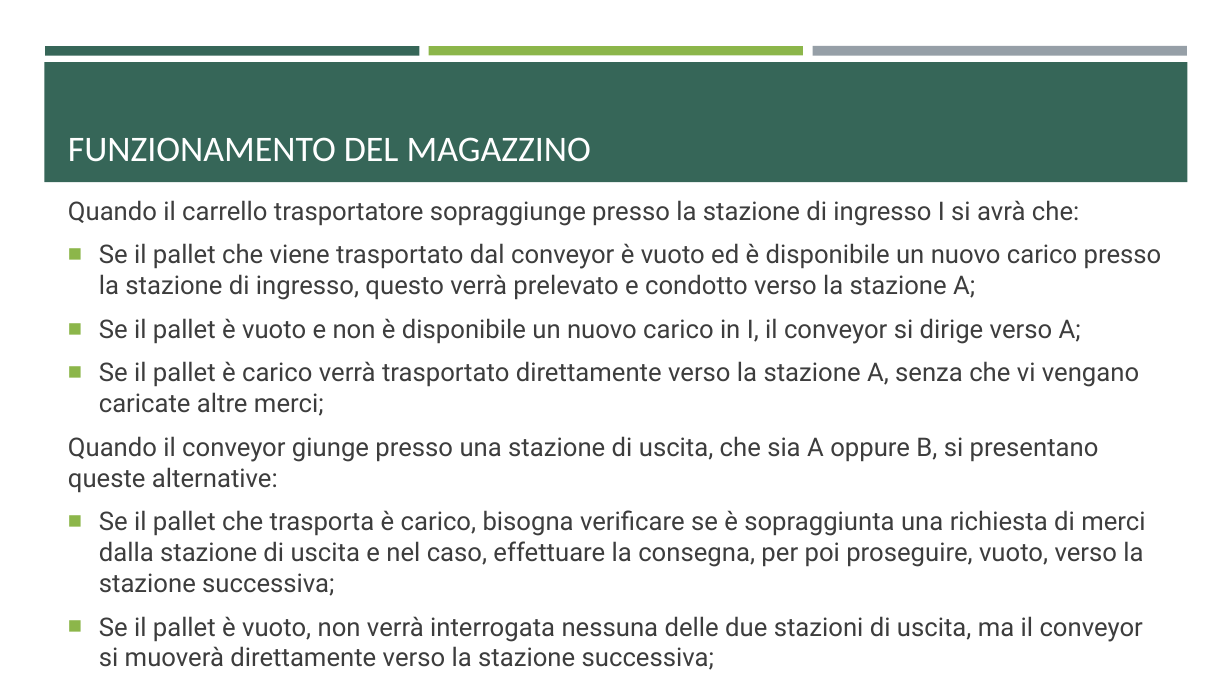
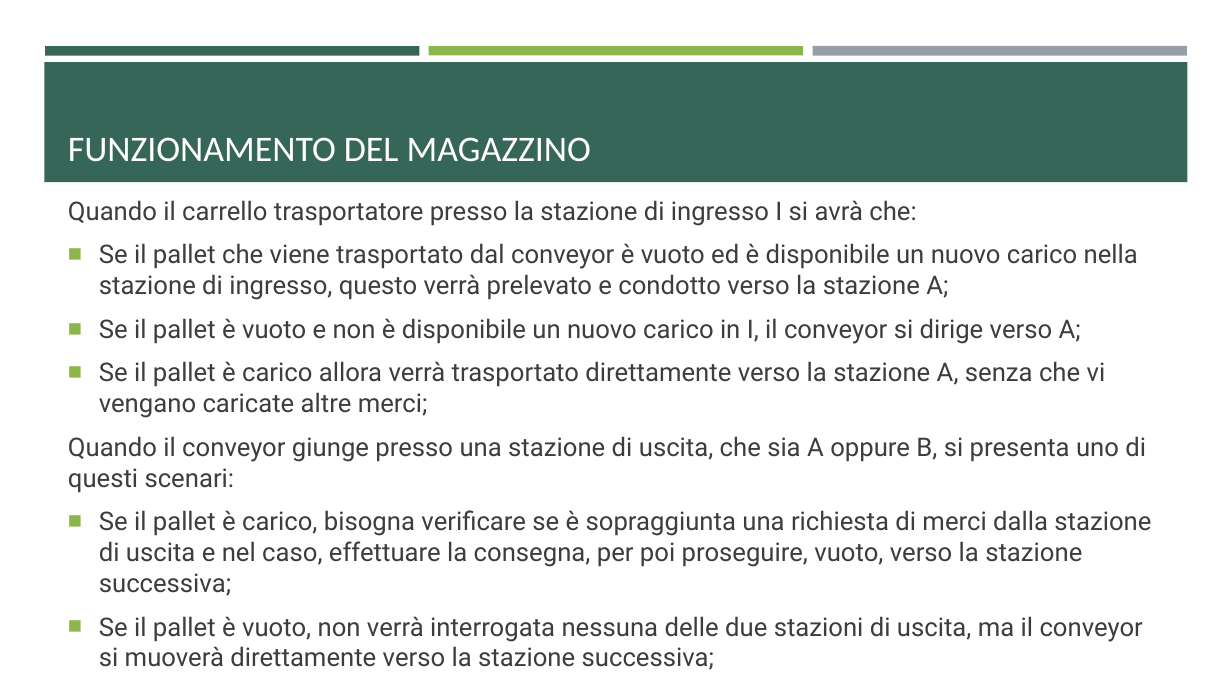
Before and after one commit to ivochan/RecirculatingPalletWarehouse, a slide deck: slide 38 of Reti di Petri.pptx. Drawn at 1232x693 pixels with LibreOffice and Linux fonts; fonts in the diff are those of the drawing. Boxes give left, top, right and bottom in pixels: in the first picture for what was removed or moved away, otherwise in the second. Text is boxed around its words. In the diff, an @@ line names an element or a change of style, - is before the commit and + after.

```diff
--- a/Reti di Petri.pptx
+++ b/Reti di Petri.pptx
@@ text at (68, 200, 1138, 300): text changed @@
-Quando il carrello trasportatore sopraggiunge presso la stazione di ingresso I si avrà che:
-■ Se il pallet che viene trasportato dal conveyor è vuoto ed è disponibile un nuovo carico presso la stazione di ingresso, questo verrà prelevato e condotto verso la stazione A;
+Quando il carrello trasportatore presso la stazione di ingresso I si avrà che:
+■ Se il pallet che viene trasportato dal conveyor è vuoto ed è disponibile un nuovo carico nella stazione di ingresso, questo verrà prelevato e condotto verso la stazione A;
@@ text at (68, 361, 1151, 596): text changed @@
-■ Se il pallet è carico verrà trasportato direttamente verso la stazione A, senza che vi vengano caricate altre merci;
-Quando il conveyor giunge presso una stazione di uscita, che sia A oppure B, si presentano queste alternative:
-■ Se il pallet che trasporta è carico, bisogna verificare se è sopraggiunta una richiesta di merci dalla stazione di uscita e nel caso, effettuare la consegna, per poi proseguire, vuoto, verso la stazione successiva;
+■ Se il pallet è carico allora verrà trasportato direttamente verso la stazione A, senza che vi vengano caricate altre merci;
+Quando il conveyor giunge presso una stazione di uscita, che sia A oppure B, si presenta uno di questi scenari:
+■ Se il pallet è carico, bisogna verificare se è sopraggiunta una richiesta di merci dalla stazione di uscita e nel caso, effettuare la consegna, per poi proseguire, vuoto, verso la stazione successiva;
```
Also in this commit, not shown: 20 other slides changed, 8 slides added, 2 slides removed, 11 other files.
